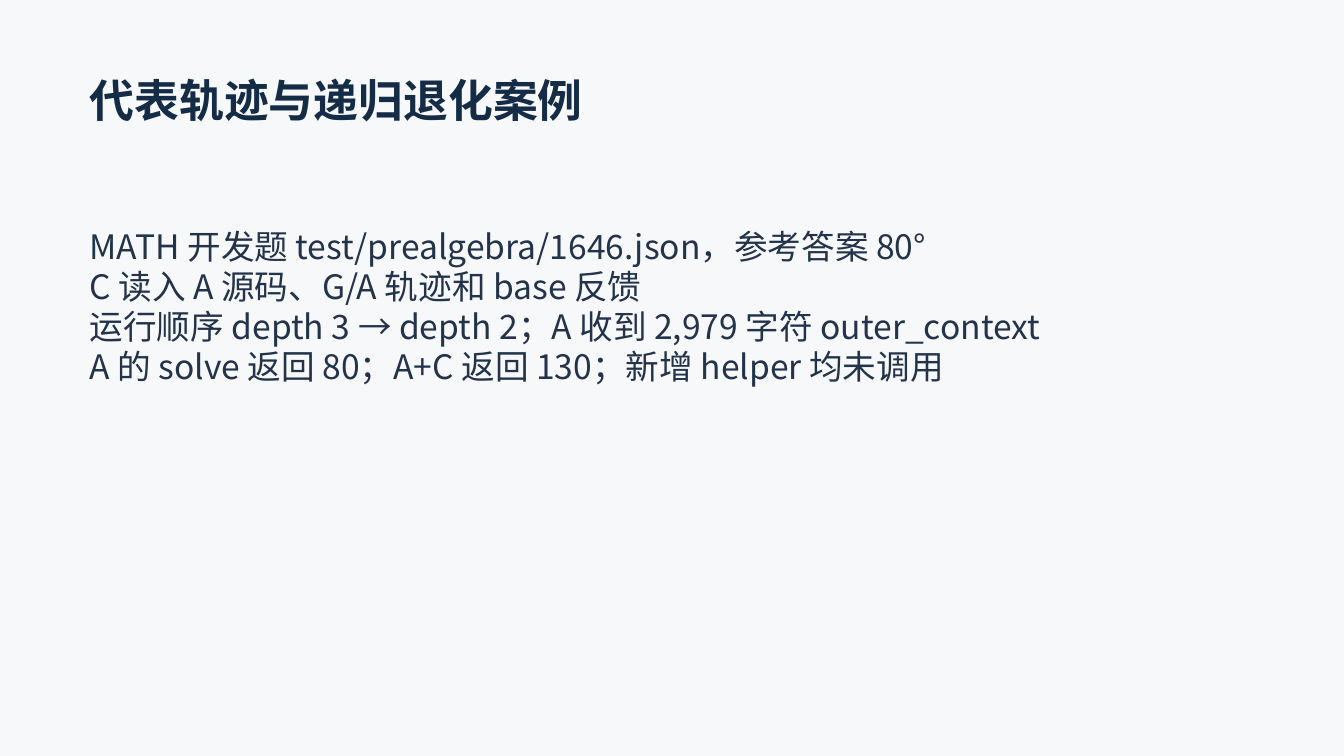
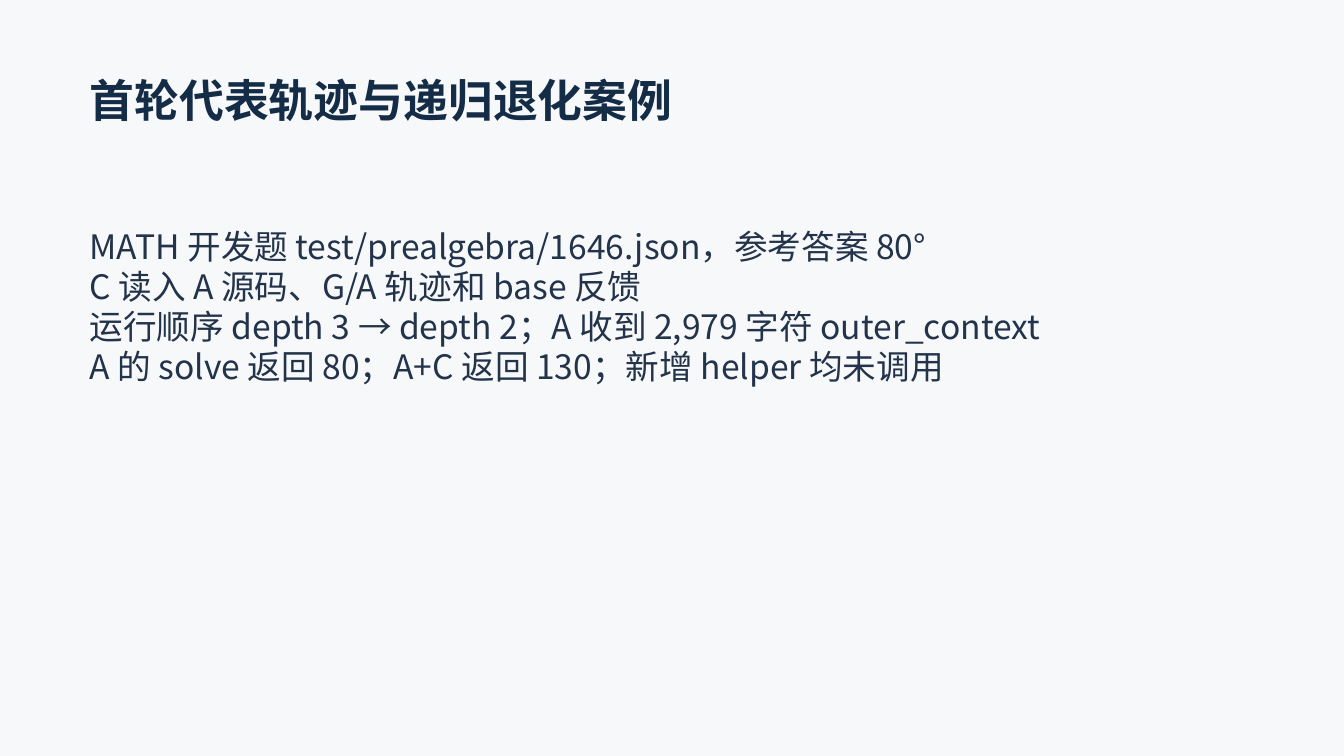
Before and after one commit to xiaolizi33/AlphaDiana, a slide deck: slide 14 of reproduction/presentation/MetaN_18min.pptx. Drawn at 1344x756 pixels with LibreOffice and Linux fonts; fonts in the diff are those of the drawing. Boxes give left, top, right and bottom in pixels: in the first picture for what was removed or moved away, otherwise in the second. Text is boxed around its words. In the diff, an @@ line names an element or a change of style, - is before the commit and + after.

```diff
--- a/reproduction/presentation/MetaN_18min.pptx
+++ b/reproduction/presentation/MetaN_18min.pptx
@@ text at box(90, 78, 673, 122): text changed @@
-代表轨迹与递归退化案例
+首轮代表轨迹与递归退化案例
```
Also in this commit, not shown: 5 other slides changed, 17 other files.
